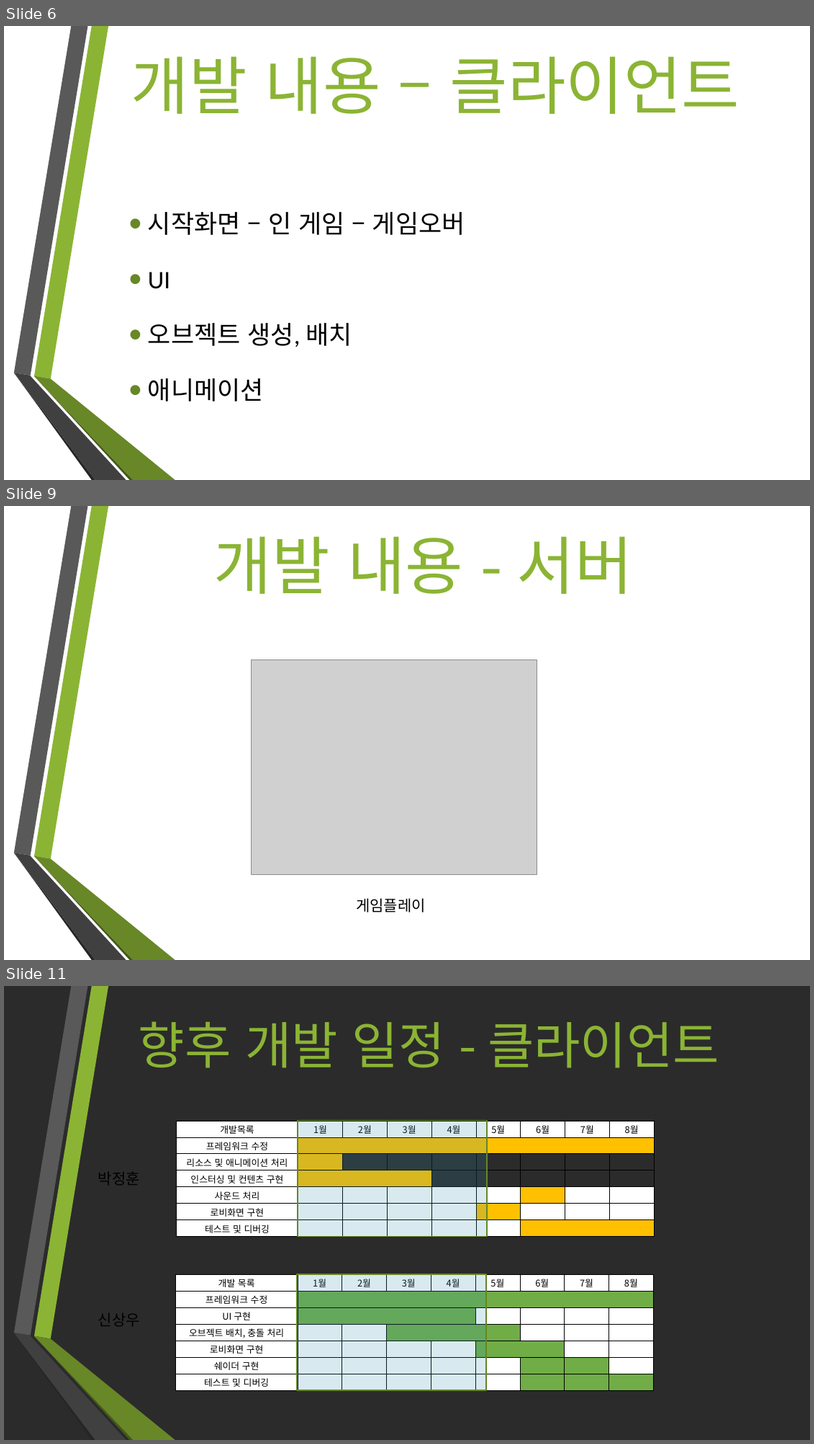
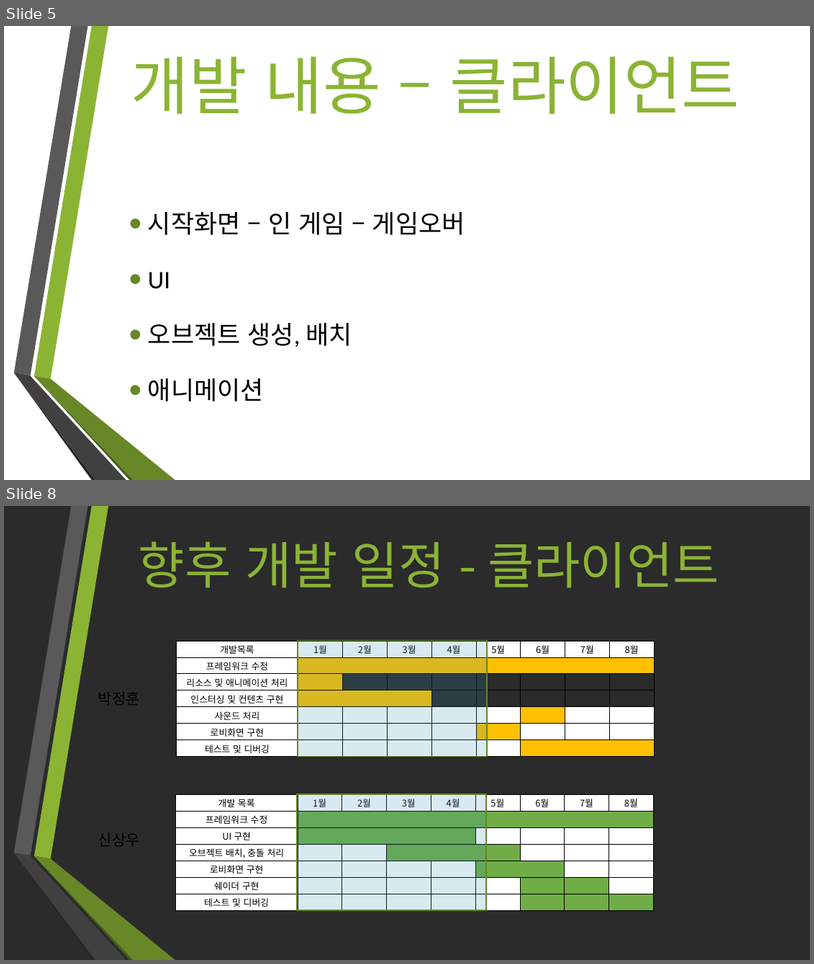
Before and after one commit to jeongHooon/Jungle-War, a slide deck: Jungle War 박정훈 신상우 이수진 이병철.pptx. Shown one above the other, each under a label of ours: slides 6, 9 and 11 before the commit, slides 5 and 8 after it; the slides between them are not shown. The pictures are 814x1444 and 814x964 pixels, drawn with LibreOffice and Linux fonts; fonts in the diff are those of the drawing; grey boxes stand for pictures; background and template pictures are left out; a plain dark background stands for a picture behind light text. Boxes give left, top, right and bottom in pixels: in the first picture for what was removed or moved away, otherwise in the second. Text is boxed around its words. In the diff, an @@ line names an element or a change of style, - is before the commit and + after.

```diff
--- a/Jungle War 박정훈 신상우 이수진 이병철.pptx
+++ b/Jungle War 박정훈 신상우 이수진 이병철.pptx
@@ slide 9 removed at bbox=[4, 506, 810, 960], background picture (left out); not listed: 6 template elements that a slide beside it also shows @@
@@ title removed at bbox=[214, 536, 633, 594] @@
-개발 내용 - 서버
@@ picture removed at bbox=[252, 659, 537, 875] @@
@@ text removed at bbox=[356, 898, 426, 912] @@
-게임플레이
@@ what was slide 6 is now slide 5 @@
@@ what was slide 11 is now slide 8 @@
```
Also in this commit, not shown: 3 slides changed, 2 other slides removed.
